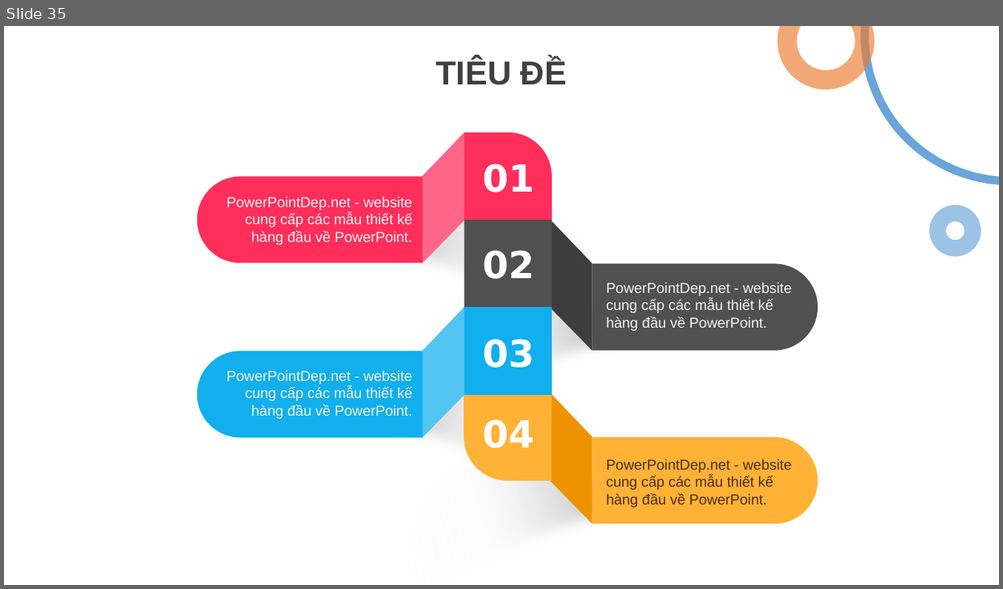
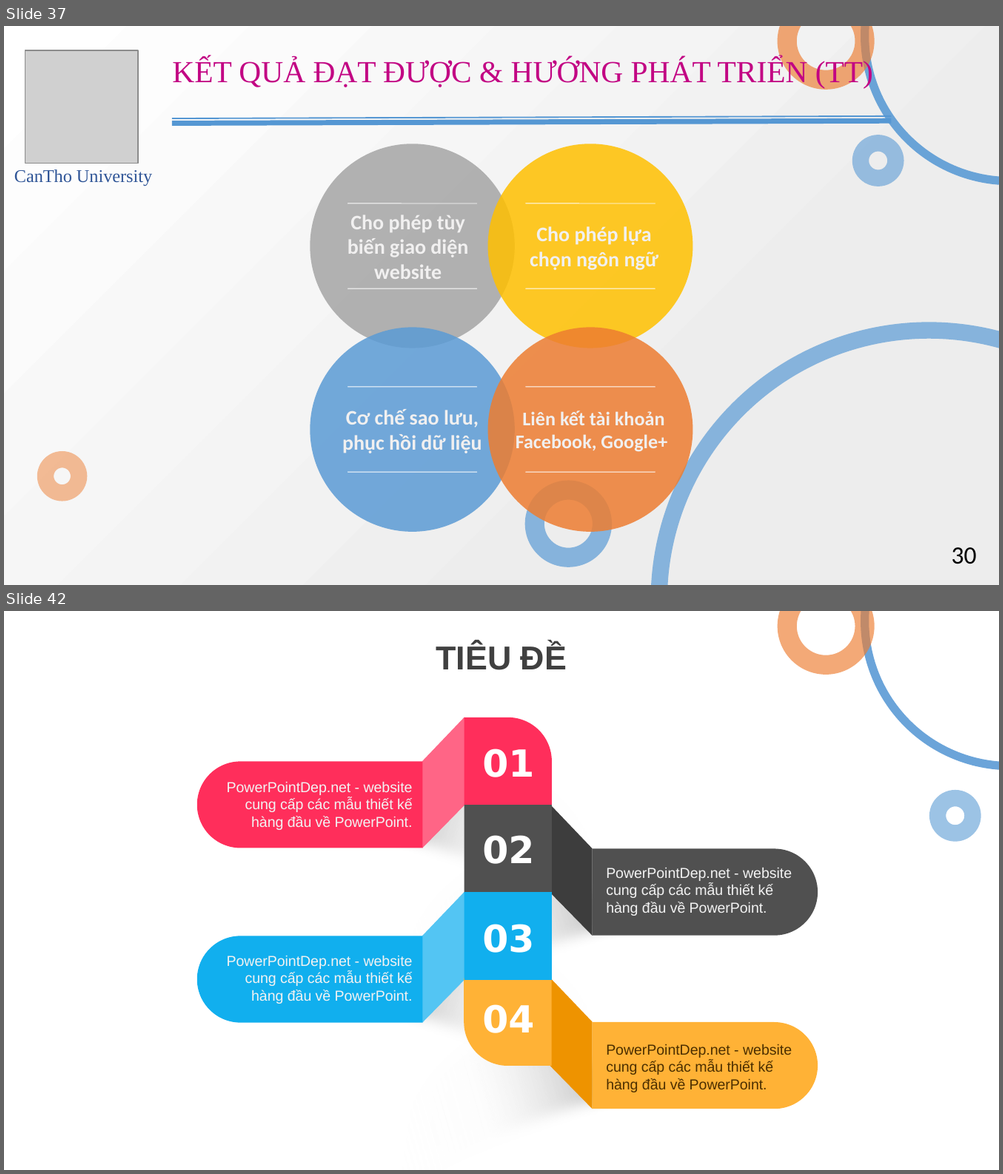
Before and after one commit to lethanhtan/TMA_CTU_Thesis, a slide deck: doc/TMA_CTU_Thesis_Presentation_Ver2.pptx. Shown one above the other, each under a label of ours: slide 35 before the commit, slides 37 and 42 after it; the slides between them are not shown. The pictures are 1003x589 and 1003x1174 pixels, drawn with LibreOffice and Linux fonts; fonts in the diff are those of the drawing; grey boxes stand for pictures. Boxes give left, top, right and bottom in pixels: in the first picture for what was removed or moved away, otherwise in the second. Text is boxed around its words. In the diff, an @@ line names an element or a change of style, - is before the commit and + after.

```diff
--- a/doc/TMA_CTU_Thesis_Presentation_Ver2.pptx
+++ b/doc/TMA_CTU_Thesis_Presentation_Ver2.pptx
@@ slide 37 added at (4, 26, 999, 585), background gradient #FFFFFF to #EEEEEE @@
@@ arc (boxed as its full ellipse) added at (787, 26, 865, 80), outline #ED7D31 14 pt @@
@@ arc (boxed as its full ellipse) added at (865, 26, 999, 181), outline #5B9BD5 6 pt @@
@@ picture added at (25, 51, 137, 163) @@
@@ text added at (172, 59, 873, 89), 22.2 pt, text #C20483 @@
+KẾT QUẢ ĐẠT ĐƯỢC & HƯỚNG PHÁT TRIỂN (TT)
@@ line added from (172, 124) to (891, 121), #5698D3 3.75 pt @@
@@ line added from (172, 118) to (891, 116), #5698D3 1 pt @@
@@ ellipse added at (860, 144, 895, 178), outline #5B9BD5 12 pt @@
@@ text added at (14, 170, 152, 186), 13 pt, text #2F5597 @@
+CanTho University
@@ group added at (487, 144, 692, 349): 2 lines, 1 ellipse, 1 text @@
+Cho phép lựa chọn ngôn ngữ
@@ group added at (310, 144, 515, 349): 2 lines, 1 ellipse, 1 text @@
+Cho phép tùy biến giao diện website
@@ arc (boxed as its full ellipse) added at (658, 330, 999, 585), outline #5B9BD5 12 pt @@
@@ group added at (310, 327, 515, 532): 2 lines, 1 ellipse, 1 text @@
+Cơ chế sao lưu, phục hồi dữ liệu
@@ group added at (487, 327, 692, 532): 2 lines, 1 ellipse, 1 text @@
+Liên kết tài khoản Facebook, Google+
@@ ellipse added at (45, 460, 79, 494), outline #ED7D31 12 pt @@
@@ ellipse added at (534, 491, 602, 558), outline #5B9BD5 14 pt @@
@@ text added at (951, 548, 976, 565), 18 pt, text #000000 @@
+30
@@ what was slide 35 is now slide 42 @@
```
Also in this commit, not shown: 32 slides changed, 13 other slides added, 2 slides removed.
